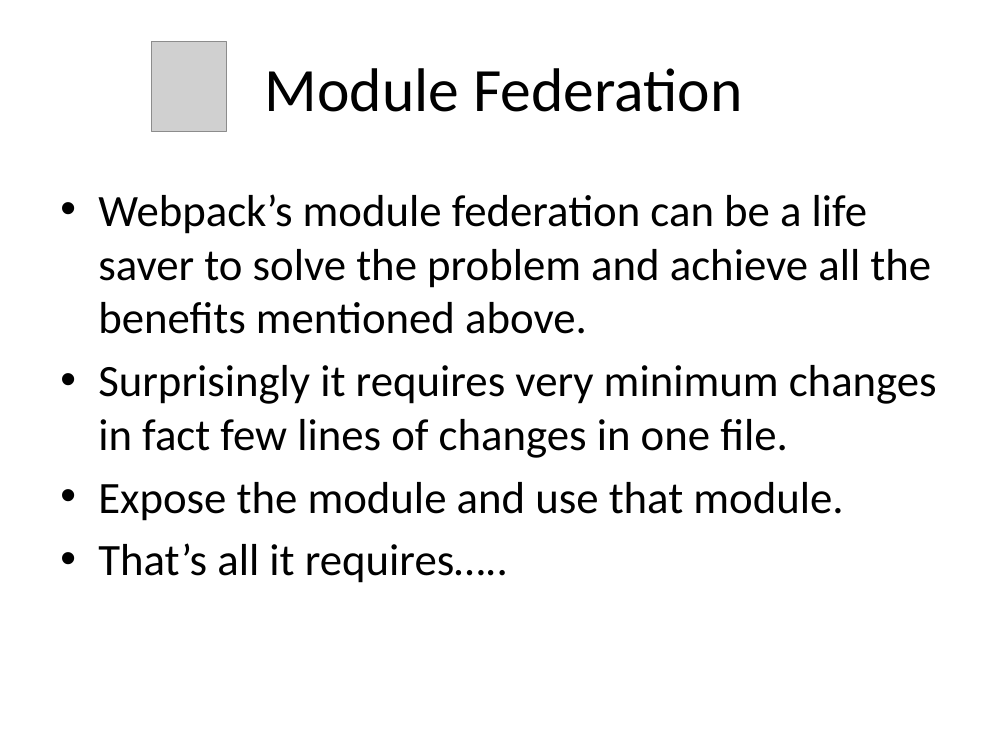
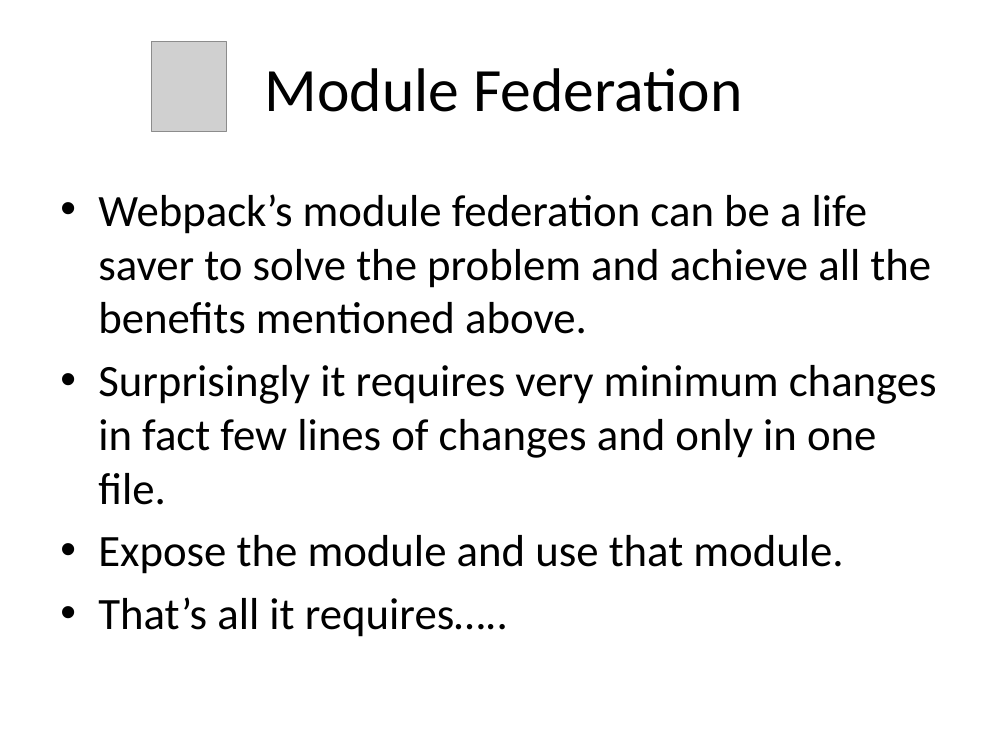
Before and after one commit to gitoutofbox/Module-federation-devex, a slide deck: slide 4 of Module-federation.pptx. Drawn at 1008x756 pixels with LibreOffice and Linux fonts; fonts in the diff are those of the drawing; grey boxes stand for pictures. Boxes give left, top, right and bottom in pixels: in the first picture for what was removed or moved away, otherwise in the second. Text is boxed around its words. In the diff, an @@ line names an element or a change of style, - is before the commit and + after.

```diff
--- a/Module-federation.pptx
+++ b/Module-federation.pptx
@@ text at box(98, 365, 937, 505): text changed @@
-• Surprisingly it requires very minimum changes in fact few lines of changes in one file.
+• Surprisingly it requires very minimum changes in fact few lines of changes and only in one file.
```
Also in this commit, not shown: 3 other slides changed, 1 slide removed.
